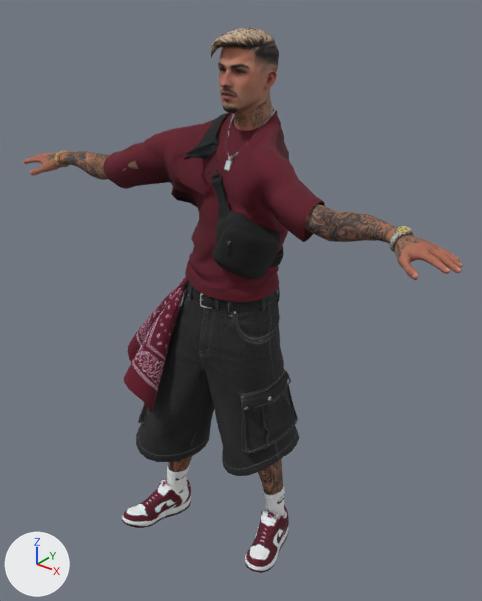
What one commit did to the glTF model assets/npcs/pablo-escob.glb.
One viewpoint serves both versions: a 50 mm lens placed at (1.296, -1.563, 1.014), pointed at (0.033, 0.016, 0.035). Lighting does not change. The marker at lower left points along +X, +Y and +Z. The older version comes first. Where no turn or scale is listed for an object, it has been applied to the vertices. Vertices at exactly the same position are counted once.

In view in the first picture: 'pablo-escob'.
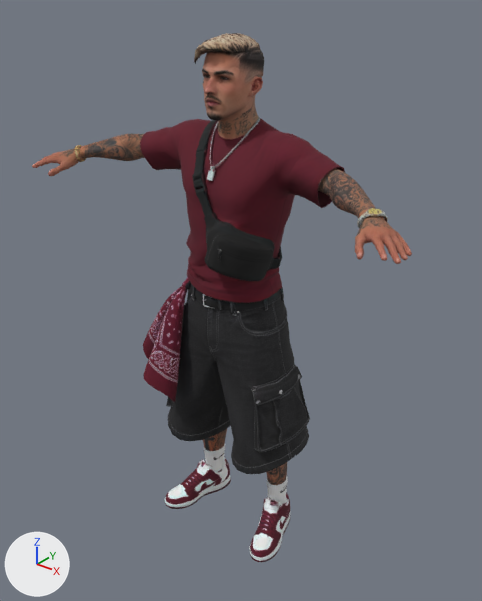
The change, as a list of edits to the scene's bpy script:
```text
Change me_pablo_escob:
    used by ob_pablo_escob; location = (0.0, 0.0, 0.0)
    remove me_pablo_escob.from_pydata(...)  # 11454 vertices, 22433 faces; spans x -0.8..0.82, y -0.33..0.25, z -0.93..0.88
    add me_pablo_escob.from_pydata(...)  # 11454 vertices, 22433 faces; spans x -0.7..0.7, y -0.25..0.19, z -0.91..0.87
    me_pablo_escob part 1: the loose piece of 431 vertices spanning x -0.32..-0.17, y -0.32..-0.02, z -0.93..-0.79 is multiplied about its middle by the matrix ((1.005, 0.025, -0.029), (-0.003, 1.0, -0.093), (0.019, 0.119, 0.968)), then moved by (0.06, 0.17, 0.01)
    me_pablo_escob part 2: the loose piece of 330 vertices spanning x -0.64..-0.61, y -0.18..-0.11, z 0.41..0.47 is multiplied about its middle by the matrix ((0.893, -0.455, -0.128), (0.458, 0.9, -0.009), (0.118, -0.05, 1.002)), then moved by (0.07, 0.02, 0.02)
    me_pablo_escob part 3: the loose piece of 72 vertices spanning x -0.15..-0.11, y -0.09..-0.04, z 0.07..0.11 is moved by (0.0, 0.01, -0.01)
    me_pablo_escob part 4: the loose piece of 44 vertices spanning x -0.09..-0.07, y -0.11..-0.09, z 0.05..0.1 is moved by (0.0, 0.01, -0.01)
    me_pablo_escob part 5: the loose piece of 44 vertices spanning x -0.01..0.01, y -0.02..0.01, z 0.48..0.51 is moved by (0.0, -0.08, -0.01)
    me_pablo_escob part 6: the loose piece of 342 vertices spanning x -0.07..0.07, y 0.0..0.17, z 0.51..0.65 is moved by (0.0, -0.08, -0.01)
    me_pablo_escob part 7: the loose piece of 2351 vertices spanning x -0.09..0.09, y -0.03..0.19, z 0.57..0.88 is moved by (0.0, -0.07, -0.01)
    me_pablo_escob part 8: the loose piece of 431 vertices spanning x 0.14..0.29, y -0.2..0.09, z -0.92..-0.77 is multiplied about its middle by the matrix ((1.01, -0.017, 0.025), (0.019, 1.005, -0.094), (-0.023, 0.095, 1.005)), then moved by (-0.03, 0.06, 0.0)
    me_pablo_escob part 9: the loose piece of 276 vertices spanning x 0.04..0.22, y -0.07..0.09, z -0.82..-0.35 is multiplied about its middle by the matrix ((0.971, -0.018, 0.145), (0.027, 0.98, -0.059), (-0.144, 0.062, 0.969)), then moved by (0.0, 0.04, 0.01)
    me_pablo_escob part 10: the loose piece of 36 vertices spanning x 0.04..0.05, y -0.12..-0.11, z 0.06..0.09 is moved by (0.0, 0.01, -0.01)
    me_pablo_escob part 11: the loose piece of 44 vertices spanning x 0.07..0.09, y -0.11..-0.09, z 0.05..0.1 is moved by (0.0, 0.01, -0.01)
    me_pablo_escob part 12: the loose piece of 433 vertices spanning x 0.64..0.67, y -0.18..-0.11, z 0.41..0.48 is multiplied about its middle by the matrix ((0.891, 0.457, 0.129), (-0.46, 0.899, -0.007), (-0.118, -0.053, 1.002)), then moved by (-0.09, 0.02, 0.02)
    me_pablo_escob part 13: the loose piece of 44 vertices spanning x 0.15..0.16, y -0.04..-0.02, z 0.05..0.11 is moved by (0.0, 0.01, -0.01)
    me_pablo_escob part 14: the loose piece of 44 vertices spanning x 0.14..0.16, y 0.04..0.06, z 0.05..0.11 is moved by (0.0, 0.02, 0.0)
    me_pablo_escob part 15: 5890 of 11454 vertices moved; they spanned x -0.8..0.82, y -0.33..0.25, z -0.84..0.73 and now span x -0.7..0.7, y -0.25..0.19, z -0.81..0.72; mean shift (0.0, 0.03, 0.01); largest move (-0.21, -0.04, -0.84) -> (-0.15, 0.13, -0.81)
    other edits to the shape of me_pablo_escob do not show in these pictures
```

Pixel boxes (x1, y1, x2, y2) of what changed, in the pictures (482 x 601 px; the box of a moved part takes in the faces that stretch with it):
'pablo-escob', reshaped (14% narrower): before (22, 28, 463, 573); after (32, 33, 412, 562)
part 1 of me_pablo_escob, moved or reshaped: before (122, 478, 191, 528); after (165, 457, 231, 509)
part 2 of me_pablo_escob, moved or reshaped: before (55, 150, 69, 167); after (74, 145, 86, 162)
part 3 of me_pablo_escob, moved or reshaped: before (180, 276, 189, 289); after (182, 277, 191, 289)
part 4 of me_pablo_escob, moved or reshaped: before (189, 285, 193, 300); after (192, 286, 196, 300)
part 5 of me_pablo_escob, moved or reshaped: before (224, 158, 233, 171); after (206, 168, 215, 181)
part 6 of me_pablo_escob, moved or reshaped: before (228, 108, 275, 158); after (210, 116, 260, 168)
part 7 of me_pablo_escob, moved or reshaped: before (211, 28, 279, 132); after (194, 33, 264, 141)
part 8 of me_pablo_escob, moved or reshaped: before (245, 505, 289, 573); after (249, 492, 290, 562)
part 9 of me_pablo_escob, moved or reshaped: before (258, 459, 285, 516); after (266, 462, 288, 503)
part 10 of me_pablo_escob, moved or reshaped: before (216, 299, 219, 310); after (219, 300, 223, 310)
part 11 of me_pablo_escob, moved or reshaped: before (227, 302, 231, 314); after (230, 302, 234, 313)
part 12 of me_pablo_escob, moved or reshaped: before (389, 226, 413, 252); after (357, 208, 388, 228)
part 13 of me_pablo_escob, moved or reshaped: before (261, 298, 265, 311); after (263, 298, 268, 311)
part 14 of me_pablo_escob, moved or reshaped: before (277, 288, 280, 303); after (280, 287, 284, 301)
part 15 of me_pablo_escob, moved or reshaped: before (22, 84, 463, 492); after (32, 91, 412, 474)
